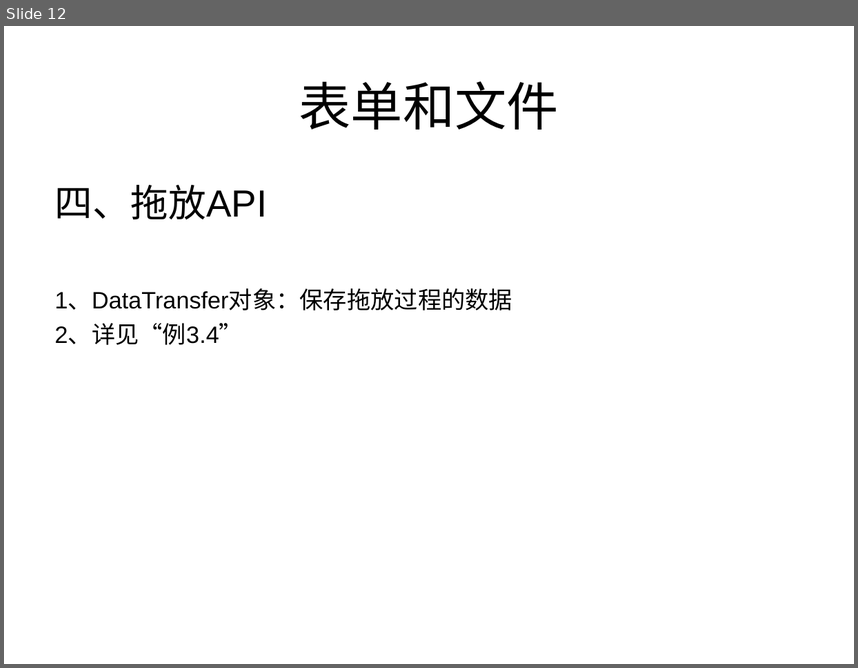
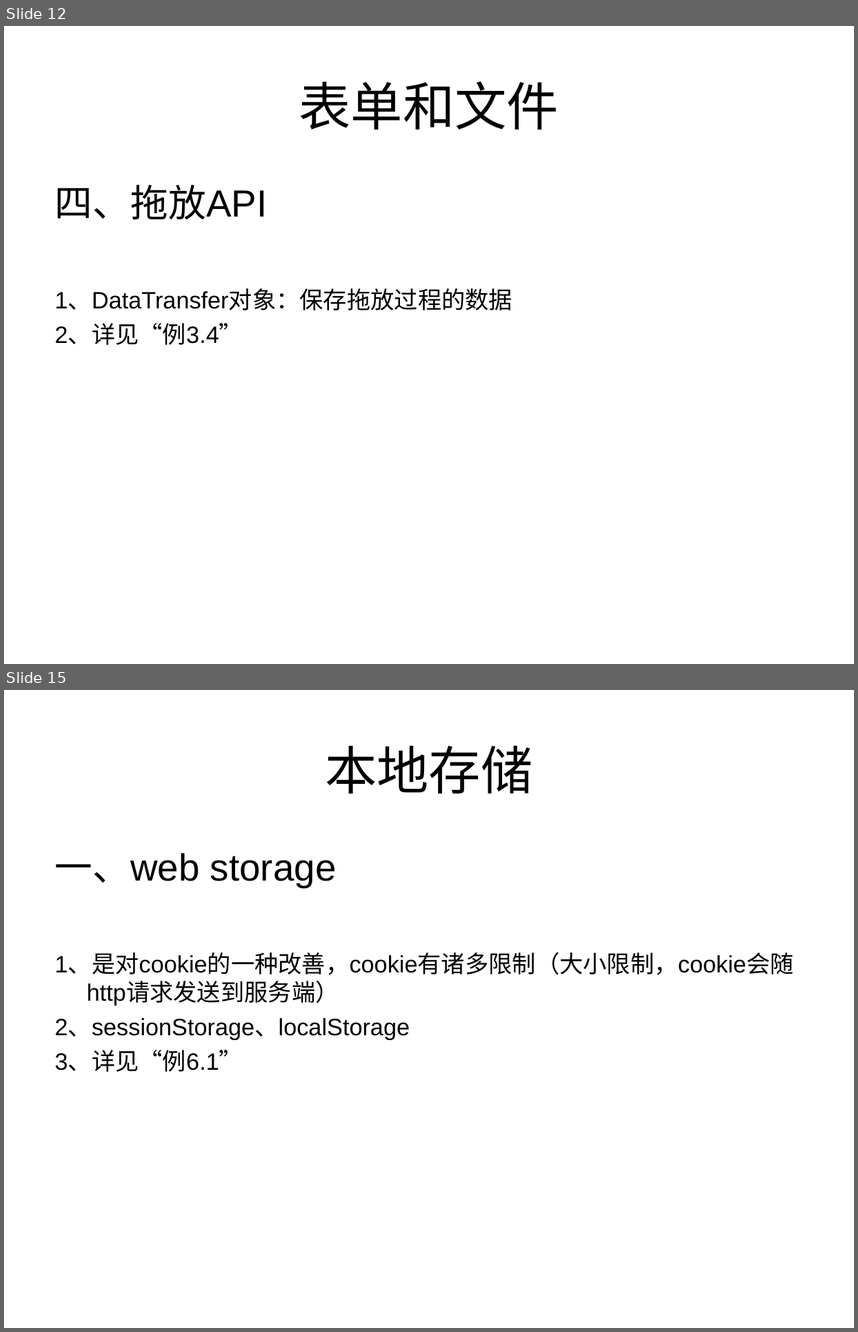
Before and after one commit to testuser2213/tom-wang-manual, a slide deck: manual/html5/share/关于HTML5的分享.ppt. Shown one above the other, each under a label of ours: slide 12 before the commit, slides 12 and 15 after it; the slides between them are not shown. The pictures are 858x668 and 858x1332 pixels, drawn with LibreOffice and Linux fonts; fonts in the diff are those of the drawing. Boxes give left, top, right and bottom in pixels: in the first picture for what was removed or moved away, otherwise in the second. Text is boxed around its words. In the diff, an @@ line names an element or a change of style, - is before the commit and + after.

```diff
--- a/manual/html5/share/关于HTML5的分享.ppt
+++ b/manual/html5/share/关于HTML5的分享.ppt
@@ slide 15 added at bbox=[4, 690, 854, 1328], background #FFFFFF @@
@@ title added at bbox=[325, 745, 533, 793], 44 pt, text #000000 @@
+本地存储
@@ text added at bbox=[55, 853, 794, 1072], 20 pt, text #000000 @@
+一、web storage
+1、是对cookie的一种改善，cookie有诸多限制（大小限制，cookie会随http请求发送到服务端）
+2、sessionStorage、localStorage
+3、详见“例6.1”
```
Also in this commit, not shown: 2 slides changed, 2 other slides added, 13 other files.
